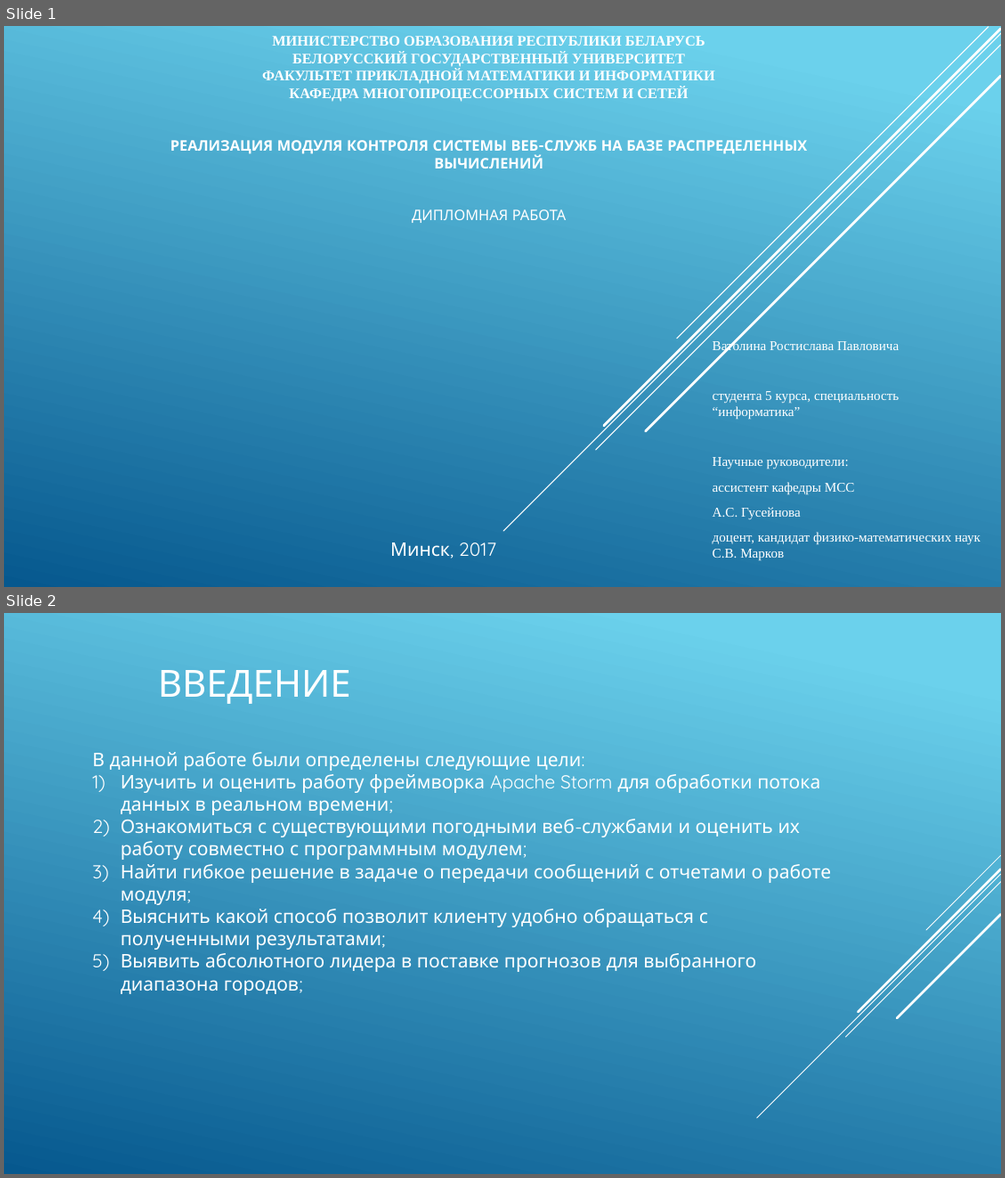
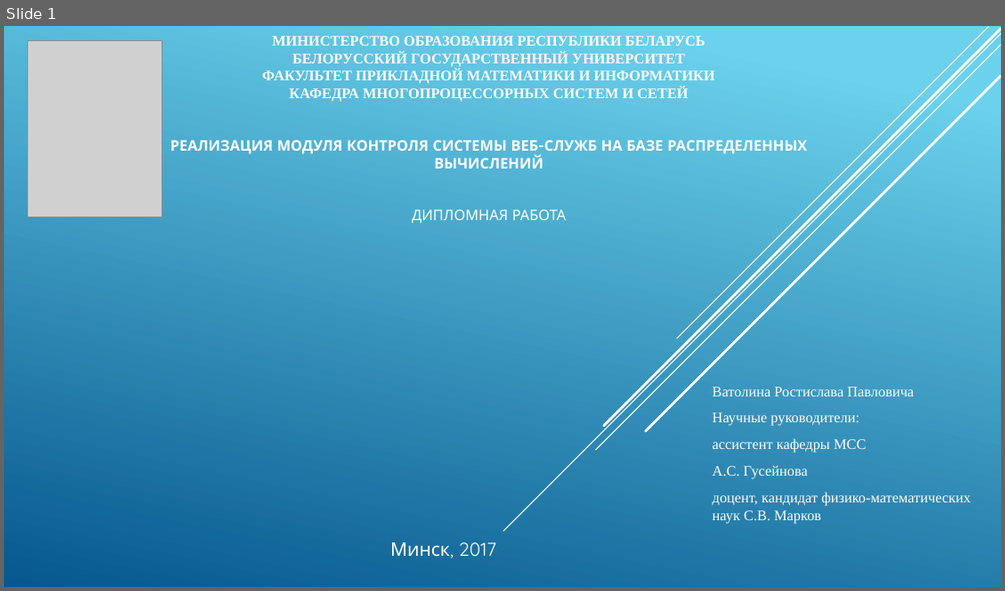
Before and after one commit to vatolinrp/weather-analyzer, a slide deck: docs/VatolinRP.pptx. Shown one above the other, each under a label of ours: slides 1 and 2 before the commit, slide 1 after it. The pictures are 1005x1178 and 1005x591 pixels, drawn with LibreOffice and Linux fonts; fonts in the diff are those of the drawing; grey boxes stand for pictures. Boxes give left, top, right and bottom in pixels: in the first picture for what was removed or moved away, otherwise in the second. Text is boxed around its words. In the diff, an @@ line names an element or a change of style, - is before the commit and + after.

```diff
--- a/docs/VatolinRP.pptx
+++ b/docs/VatolinRP.pptx
@@ slide 2 removed at box(4, 613, 1001, 1174), background gradient #6ED2EB to #06588E @@
@@ title removed at box(158, 670, 351, 704) @@
-ВВЕДЕНИЕ
@@ text removed at box(92, 752, 831, 995) @@
-В данной работе были определены следующие цели:
-1) Изучить и оценить работу фреймворка Apache Storm для обработки потока данных в реальном времени;
-2) Ознакомиться с существующими погодными веб-службами и оценить их работу совместно с программным модулем;
-3) Найти гибкое решение в задаче о передачи сообщений с отчетами о работе модуля;
-4) Выяснить какой способ позволит клиенту удобно обращаться с полученными результатами;
-5) Выявить абсолютного лидера в поставке прогнозов для выбранного диапазона городов;
@@ group removed at box(757, 855, 1001, 1118): 5 lines @@
@@ slide 1 changed as well @@
@@ picture added at box(27, 40, 162, 216) @@
@@ subtitle "Ватолина Ростислава Павловича": place and size @@
-subtitle "Ватолина Ростислава Павловича" at box(712, 339, 980, 561)
+subtitle "Ватолина Ростислава Павловича" at box(712, 386, 971, 524)
@@ subtitle "Ватолина Ростислава Павловича" at box(712, 386, 971, 524): size 12.9 to 14 pt @@
@@ subtitle at box(712, 391, 898, 419): paragraph removed @@
-студента 5 курса, специальность “информатика”
```
Also in this commit, not shown: 10 other slides changed, 2 slides added, 1 other slide removed, 6 other files.
